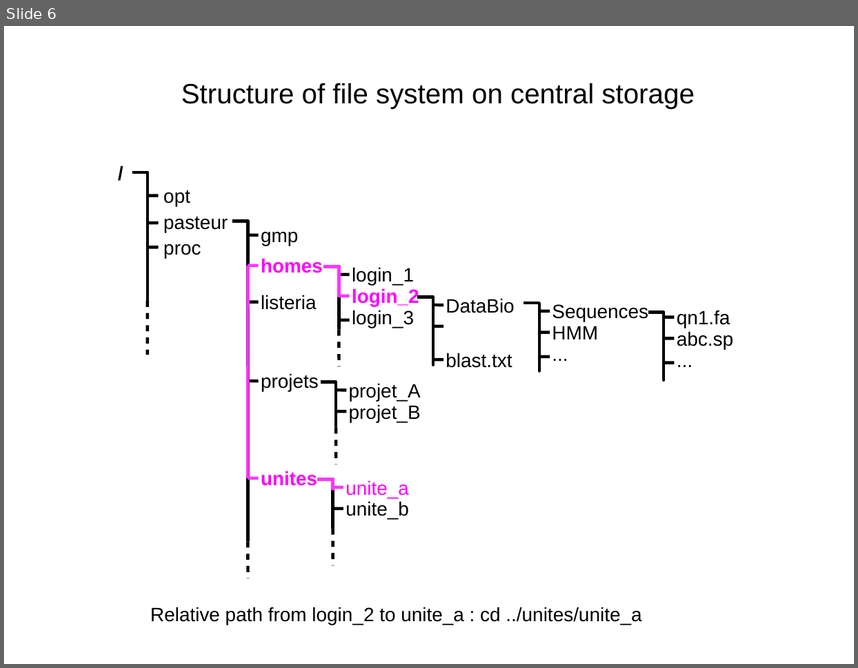
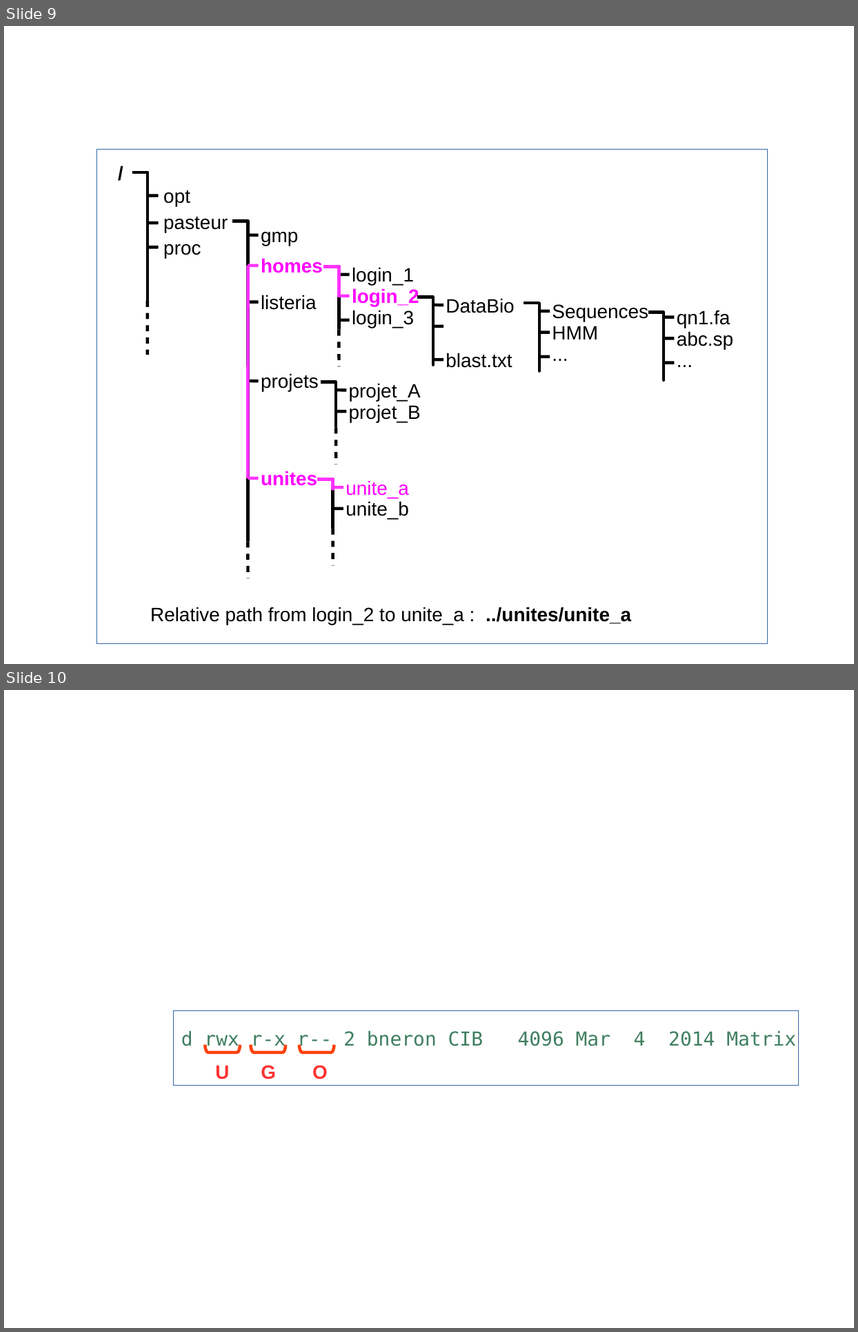
Before and after one commit to C3BI-pasteur-fr/unix-training, a slide deck: schemas.odp. Shown one above the other, each under a label of ours: slide 6 before the commit, slides 9 and 10 after it. The pictures are 858x668 and 858x1332 pixels, drawn with LibreOffice and Linux fonts; fonts in the diff are those of the drawing. Boxes give left, top, right and bottom in pixels: in the first picture for what was removed or moved away, otherwise in the second. Text is boxed around its words. In the diff, an @@ line names an element or a change of style, - is before the commit and + after.

```diff
--- a/schemas.odp
+++ b/schemas.odp
@@ slide 10 added at box(4, 690, 854, 1328), background #FFFFFF @@
@@ rectangle added at box(173, 1010, 799, 1085), outline #3465A4 0 pt @@
@@ text added at box(181, 1030, 796, 1049), 18 pt, text #3F7F5F @@
+d rwx r-x r-- 2 bneron CIB 4096 Mar 4 2014 Matrix
@@ freeform shape added at box(205, 1045, 240, 1052), outline #FF420E 2.89 pt @@
@@ freeform shape added at box(251, 1045, 286, 1052), outline #FF420E 2.89 pt @@
@@ freeform shape added at box(300, 1045, 335, 1052), outline #FF420E 2.89 pt @@
@@ text added at box(215, 1065, 229, 1079), 18 pt, text #FF3333, bold @@
+U
@@ text added at box(261, 1065, 276, 1079), 18 pt, text #FF3333, bold @@
+G
@@ text added at box(312, 1065, 328, 1079), 18 pt, text #FF3333, bold @@
+O
@@ what was slide 6 is now slide 9 @@
@@ slide 9 changed as well @@
@@ text removed at box(181, 83, 695, 109) @@
-Structure of file system on central storage
@@ rectangle added at box(96, 150, 768, 643), outline #3465A4 0 pt @@
@@ text at box(150, 606, 631, 625): text changed @@
-Relative path from login_2 to unite_a : cd ../unites/unite_a
+Relative path from login_2 to unite_a : ../unites/unite_a
```
Also in this commit, not shown: 5 other slides changed, 3 other slides added, 4 other files.
